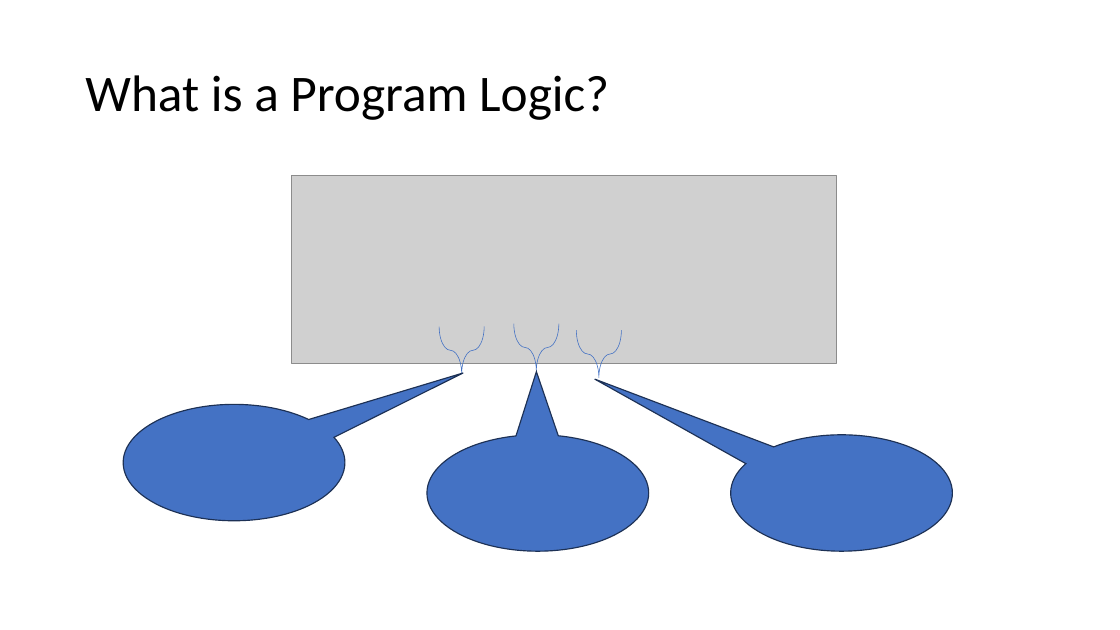
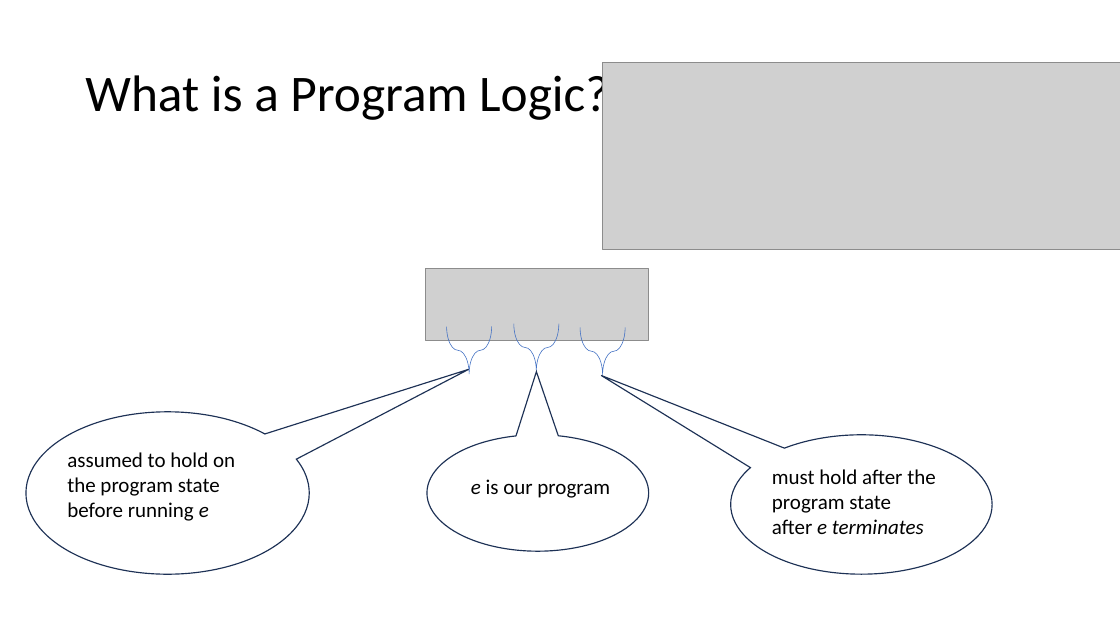
Before and after one commit to Contingent-Systems/modal_abstractions_presentations, a slide deck: slide 5 of thesis_proposal/proposal.pptx. Drawn at 1120x630 pixels with LibreOffice and Linux fonts; fonts in the diff are those of the drawing; grey boxes stand for pictures. Boxes give left, top, right and bottom in pixels: in the first picture for what was removed or moved away, otherwise in the second. Text is boxed around its words. In the diff, an @@ line names an element or a change of style, - is before the commit and + after.

```diff
--- a/thesis_proposal/proposal.pptx
+++ b/thesis_proposal/proposal.pptx
@@ picture: place and size @@
-picture at box(292, 176, 837, 363)
+picture at box(602, 62, 1120, 250)
@@ picture added at box(426, 269, 649, 340) @@
@@ left brace: place and size @@
-left brace at box(439, 326, 484, 374)
+left brace at box(447, 326, 492, 374)
@@ left brace: place and size @@
-left brace at box(577, 331, 622, 379)
+left brace at box(580, 327, 626, 375)
@@ speech bubble at box(26, 412, 309, 574): fill #4472C4 to none; proportions changed @@
@@ speech bubble: place and size @@
-speech bubble at box(124, 404, 345, 521)
+speech bubble at box(26, 412, 309, 574)
@@ speech bubble at box(427, 435, 649, 552): fill #4472C4 to none @@
@@ speech bubble: place and size @@
-speech bubble at box(731, 435, 953, 552)
+speech bubble at box(731, 435, 992, 575)
@@ speech bubble at box(731, 435, 992, 575): fill #4472C4 to none; proportions changed @@
@@ text added at box(67, 452, 235, 521), 18 pt, text #000000 @@
+assumed to hold on the program state before running e
@@ text added at box(471, 479, 610, 498), 18 pt, text #000000 @@
+e is our program
@@ text added at box(772, 469, 935, 534), 18 pt, text #000000 @@
+must hold after the program state
+after e terminates
```
Also in this commit, not shown: 8 other slides changed.
